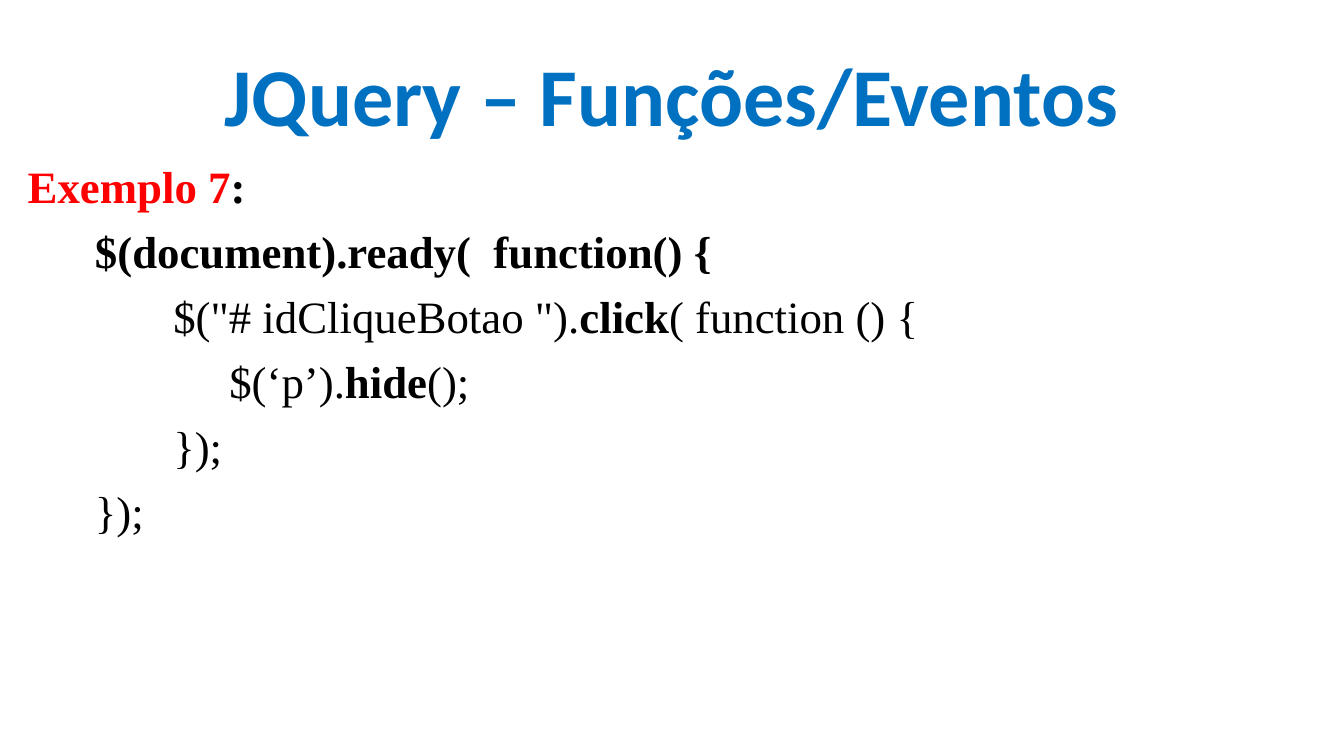
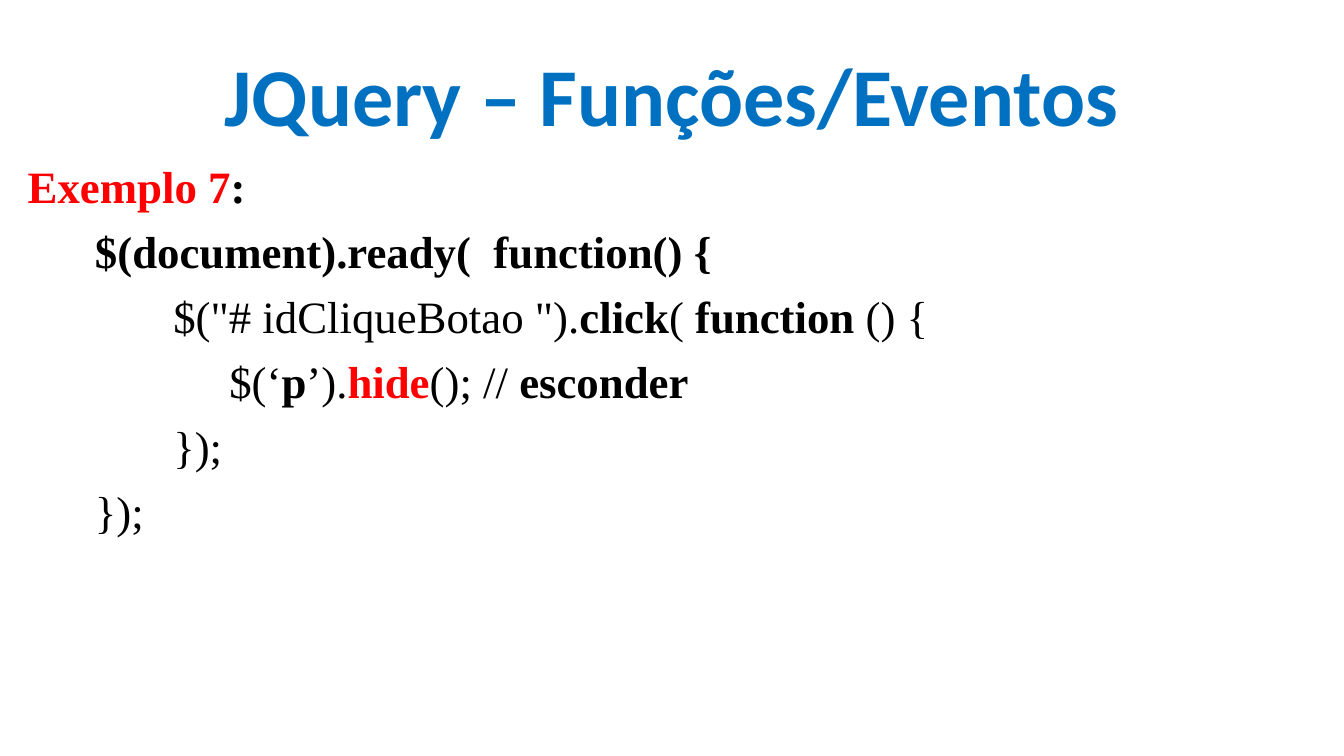
Before and after one commit to CloudEducationBrazil/WydenDesenvolvimentoWebPHP, a slide deck: slide 10 of 01 Classes/Aula 11 Desenvolvimento Web PHP - JQuery.pptx. Drawn at 1344x756 pixels with LibreOffice and Linux fonts; fonts in the diff are those of the drawing; background and template pictures are left out. Boxes give left, top, right and bottom in pixels: in the first picture for what was removed or moved away, otherwise in the second. Text is boxed around its words. In the diff, an @@ line names an element or a change of style, - is before the commit and + after.

```diff
--- a/01 Classes/Aula 11 Desenvolvimento Web PHP - JQuery.pptx
+++ b/01 Classes/Aula 11 Desenvolvimento Web PHP - JQuery.pptx
@@ text at (262,301,854,343): bold on in "function" @@
@@ text at (229,365,688,408): text changed; bold on @@
-$(‘p’).hide();
+$(‘p’).hide(); // esconder
```
Also in this commit, not shown: 18 other slides changed, 25 other files.
